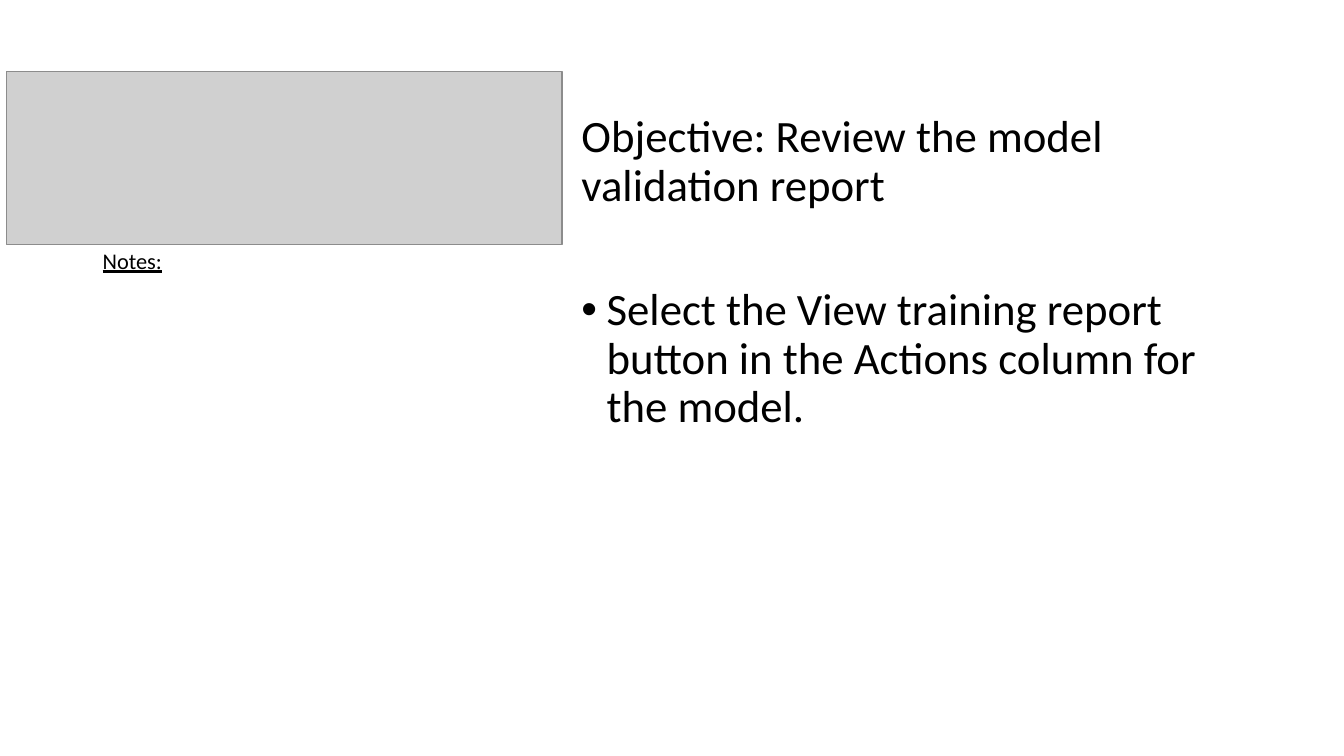
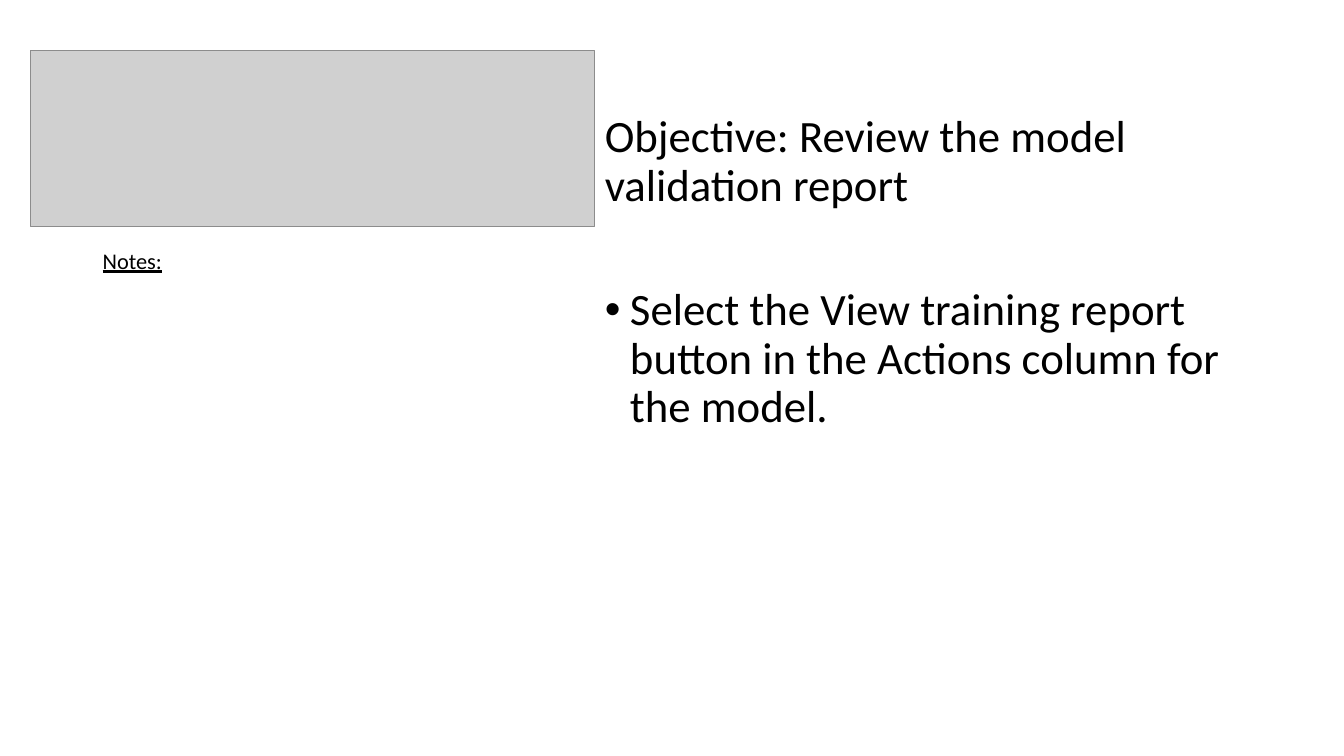
Before and after one commit to aphilip94/bootcamp, a slide deck: slide 16 of AutoML Lab manual.pptx. Drawn at 1344x756 pixels with LibreOffice and Linux fonts; fonts in the diff are those of the drawing; grey boxes stand for pictures. Boxes give left, top, right and bottom in pixels: in the first picture for what was removed or moved away, otherwise in the second. Text is boxed around its words. In the diff, an @@ line names an element or a change of style, - is before the commit and + after.

```diff
--- a/AutoML Lab manual.pptx
+++ b/AutoML Lab manual.pptx
@@ picture: place and size @@
-picture at [7, 72, 563, 245]
+picture at [30, 50, 595, 227]
@@ text "Objective: Review the model validation ...": place and size @@
-text "Objective: Review the model validation ..." at [581, 121, 1196, 423]
+text "Objective: Review the model validation ..." at [605, 121, 1219, 423]
```
Also in this commit, not shown: 18 other slides changed.
